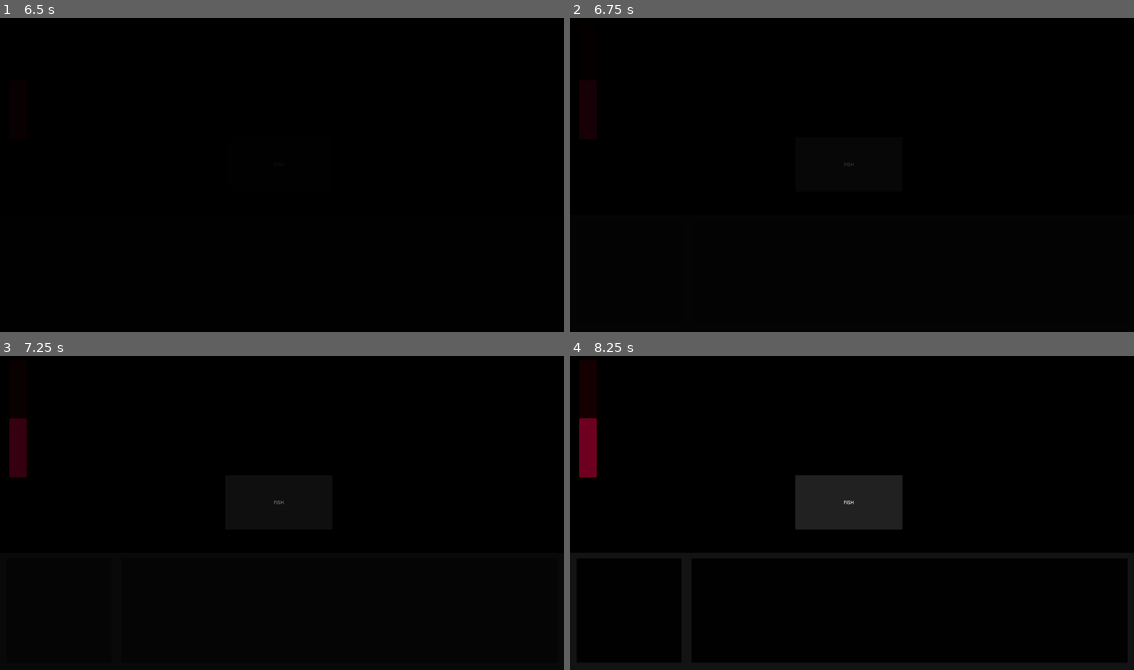
Above: before the commit, frames 1-4 (two rows, left to right).
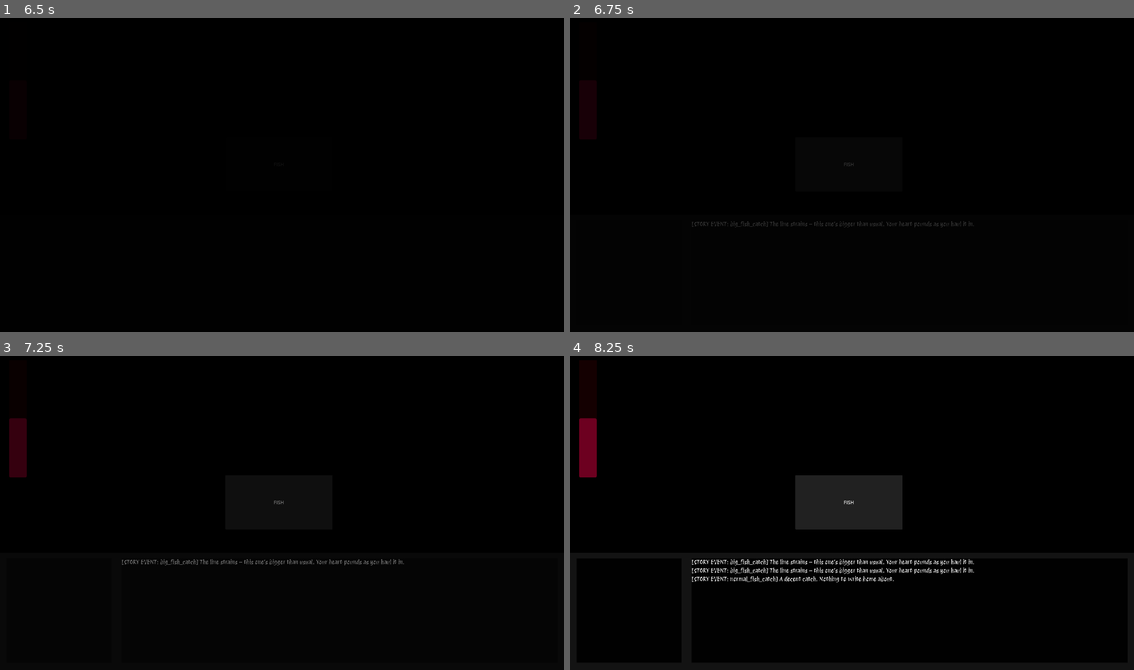
Above: after the commit, the same moments.

Repository: elliotawerstedt/Those-Beneath
Game: Godot game, scene res://scenes/Main.tscn
Same seed, same stepped clock (60 frames per second), same inputs: the game is played once before the commit and once after it.
Inputs (mouse positions are in pixels of both pictures, inside the frame that each line leads up to):
- Up to frame 1 (6.5 s): tap Enter at 0.5, 2.75, 3.5, 4.25, 5, 5.75 s; drag from (282, 175) to (338, 102) at 0.52 s; drag from (169, 190) to (253, 237) at 1.27 s; move the mouse to (338, 102) at 2.02 s; click (338, 102) at 2.17 s; drag from (253, 237) to (112, 124) at 2.77 s; move the mouse to (451, 222) at 3.52 s; click (451, 222) at 3.67 s; drag from (112, 124) to (197, 93) at 4.27 s; move the mouse to (310, 175) at 5.02 s; click (310, 175) at 5.17 s; drag from (197, 93) to (169, 190) at 5.77 s
- Up to frame 2 (6.75 s): click "FISH" at 6.5 s
- Up to frame 3 (7.25 s): no input
- Up to frame 4 (8.25 s): click "FISH" at 7.25 s; click "FISH" at 8 s

Frame 1 is identical in both runs. In frame 2, 0.2% of the frame differs, in the area x 21-72%, y 64-67%; in frame 3, 0.3%; in frame 4, 1.1%, in the area x 21-72%, y 64-73%.

Commit message:
added scrolling text and font

Diff:
--- a/scenes/Main.tscn
+++ b/scenes/Main.tscn
@@ -6,6 +6,8 @@
 [ext_resource type="Script" uid="uid://bxkq71tv6j1wl" path="res://scripts/intro_sequence.gd" id="2_vcsgt"]
 [ext_resource type="Script" uid="uid://du1xxmq1t4yol" path="res://merchant_timer.gd" id="3_0bbpv"]
 [ext_resource type="FontFile" uid="uid://d4wsi8sf2px7" path="res://assets/fonts/titles/Kelly_Slab/KellySlab-Regular.ttf" id="3_c01mt"]
+[ext_resource type="Script" uid="uid://crauphj80ljxr" path="res://scripts/story_log.gd" id="7_nxtc6"]
+[ext_resource type="FontFile" uid="uid://dqsmwxo86k6e7" path="res://assets/fonts/sub_titles/Protest_Revolution/ProtestRevolution-Regular.ttf" id="8_jlsqs"]
 
 [sub_resource type="StyleBoxFlat" id="StyleBoxFlat_c01mt"]
 bg_color = Color(1, 0, 0.21176471, 0.08235294)
@@ -141,3 +143,17 @@
 value = 50.0
 fill_mode = 3
 show_percentage = false
+
+[node name="StoryLog" type="ScrollContainer" parent="GameScreen" unique_id=1407543160]
+layout_mode = 0
+offset_left = 414.0
+offset_top = 699.0
+offset_right = 1898.0
+offset_bottom = 1055.0
+script = ExtResource("7_nxtc6")
+story_font = ExtResource("8_jlsqs")
+story_font_size = 20
+
+[node name="LogContainer" type="VBoxContainer" parent="GameScreen/StoryLog" unique_id=1103842875]
+layout_mode = 2
+size_flags_horizontal = 3
--- a/scripts/story_console_listener.gd
+++ b/scripts/story_console_listener.gd
@@ -16,6 +16,10 @@
 ## 3. Run the scene, click your fishing button, watch the Output console
 
 
+@onready var story_log: ScrollContainer = $"../StoryLog"
+
+
+
 func _ready() -> void:
 	Events.story_event_triggered.connect(_on_story_event_triggered)
 
@@ -32,4 +36,5 @@
 	}
 
 	var text: String = passages.get(event_id, "Something happens, but you're not sure what.")
+	story_log.add_line("[STORY EVENT: %s] %s" % [event_id, text])
 	print("[STORY EVENT: %s] %s" % [event_id, text])
--- /dev/null
+++ b/scripts/story_log.gd
@@ -0,0 +1,67 @@
+extends ScrollContainer
+## StoryLog
+##
+## A scrollable text log for narrative/story content. New lines get
+## appended to the bottom and the view auto-scrolls to follow them,
+## but the player can freely scroll up at any time to reread earlier
+## text -- scrolling up doesn't get fought or reset by new lines.
+##
+## Built as a VBoxContainer of individual line nodes (rather than one
+## giant RichTextLabel with all the text in it) specifically so that
+## later you can mix in other node types -- like a Button -- as just
+## another child in the same list, without changing this script.
+##
+## SETUP:
+## 1. Add a ScrollContainer node to GameScreen, name it "StoryLog"
+##    (or whatever you like), size/anchor it wherever you want the
+##    textbox to sit on screen
+## 2. Attach this script to it
+## 3. Add a VBoxContainer as its child, named "LogContainer"
+##    -- Layout -> Container Sizing -> Horizontal: check "Expand"
+##       so lines wrap to the box width instead of overflowing
+## 4. From anywhere else in your code, call:
+##      $StoryLog.add_line("Some narrative text.")
+##    (adjust the path to wherever your StoryLog node actually is)
+
+
+@onready var log_container: VBoxContainer = $LogContainer
+
+## Drag a font file (.ttf/.otf) or FontFile/FontVariation resource into
+## this slot in the Inspector. Every new line will use it automatically.
+## Leave empty to just use Godot's default font.
+@export var story_font: Font
+
+## Font size in pixels for each line. Adjust to taste.
+@export var story_font_size: int = 16
+
+
+## Appends one new line of text to the bottom of the log and scrolls
+## down to reveal it. Call this every time you want to add narrative
+## text -- fishing results, story events, merchant dialogue, etc.
+func add_line(text: String) -> void:
+	var line := RichTextLabel.new()
+	line.text = text
+	line.bbcode_enabled = true          # lets you use [i]...[/i] etc. later
+	line.fit_content = true              # label grows to fit its text, no fixed height
+	line.scroll_active = false           # this label itself shouldn't scroll -- the ScrollContainer handles that
+	line.autowrap_mode = TextServer.AUTOWRAP_WORD
+
+	if story_font:
+		# "normal_font" covers plain text. RichTextLabel also has
+		# "bold_font", "italic_font", "bold_italic_font", and "mono_font"
+		# if you use those BBCode tags later and want them styled too.
+		line.add_theme_font_override("normal_font", story_font)
+
+	line.add_theme_font_size_override("normal_font_size", story_font_size)
+
+	log_container.add_child(line)
+
+	# Wait one frame so the new line's size is actually calculated
+	# before we try to scroll to it -- scrolling immediately would
+	# use the OLD (too-short) content height and land in the wrong spot.
+	await get_tree().process_frame
+	_scroll_to_bottom()
+
+
+func _scroll_to_bottom() -> void:
+	scroll_vertical = int(get_v_scroll_bar().max_value)
Not shown, added: scripts/story_log.gd.uid
